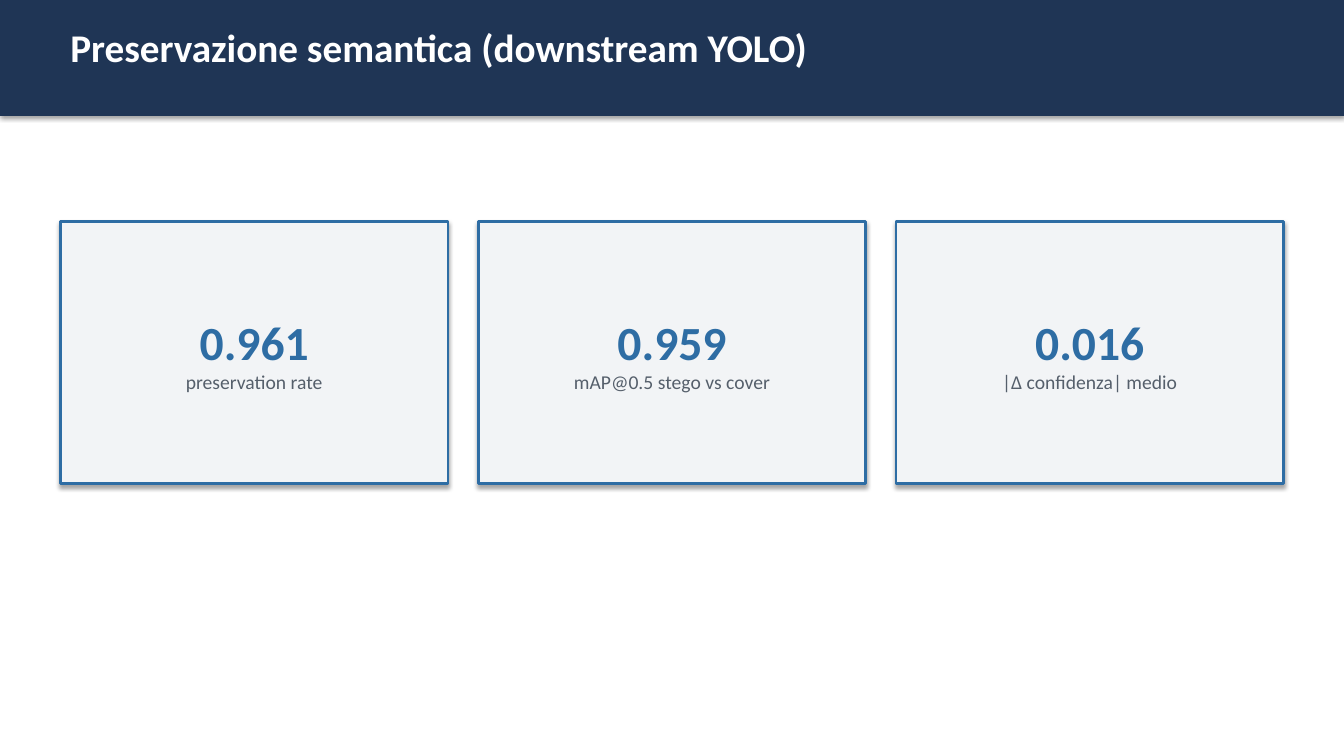
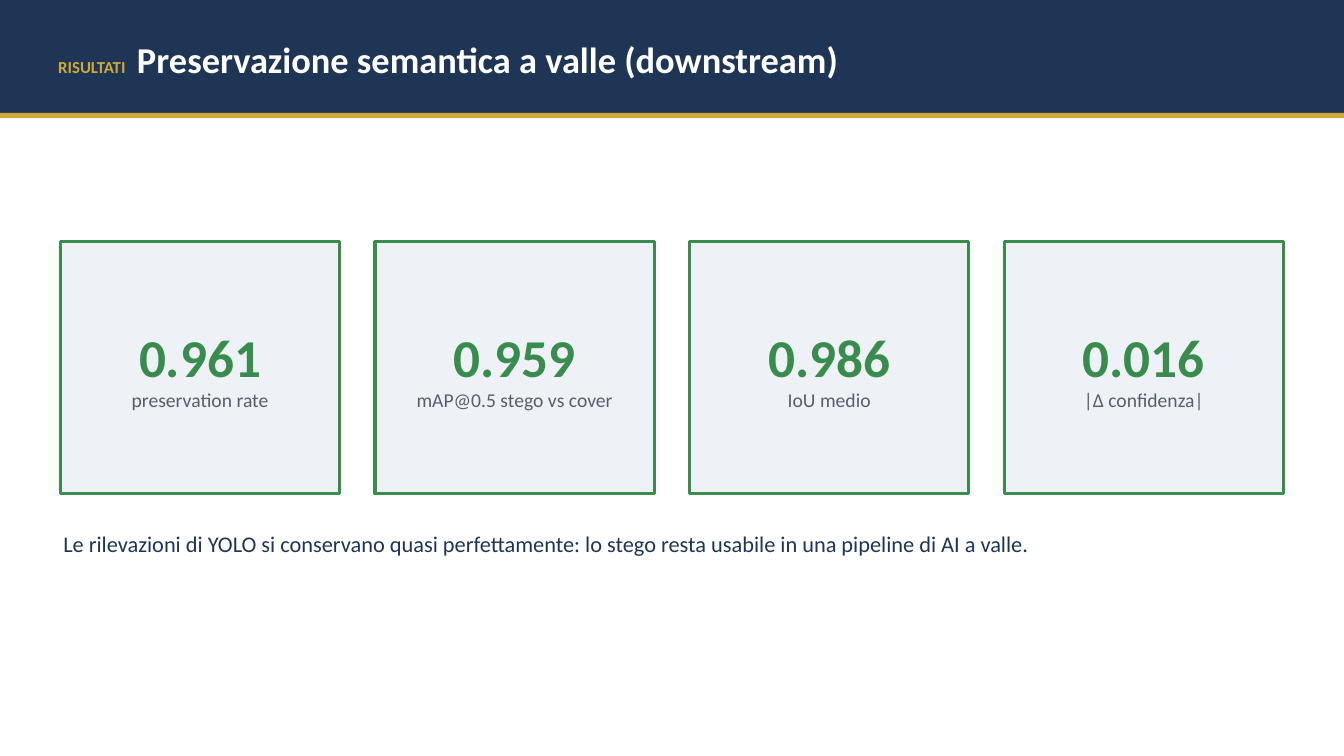
Before and after one commit to elmachico01/SVD_Claude, a slide deck: slide 11 of docs/presentazione.pptx (slide 12 before the commit). Drawn at 1344x756 pixels with LibreOffice and Linux fonts; fonts in the diff are those of the drawing. Boxes give left, top, right and bottom in pixels: in the first picture for what was removed or moved away, otherwise in the second. Text is boxed around its words. In the diff, an @@ line names an element or a change of style, - is before the commit and + after.

```diff
--- a/docs/presentazione.pptx
+++ b/docs/presentazione.pptx
@@ rectangle at bbox=[0, 0, 1344, 113]: shadow off @@
@@ text "RISULTATI Preservazione semantica a valle ..." at bbox=[58, 46, 837, 79]: vertical alignment top to middle @@
@@ text at bbox=[58, 46, 837, 79]: text changed; size 28 to 26 pt @@
-Preservazione semantica (downstream YOLO)
+RISULTATI Preservazione semantica a valle (downstream)
@@ rectangle added at bbox=[0, 113, 1344, 118], fill #CFA83C @@
@@ rectangle "0.961": place and size @@
-rectangle "0.961" at bbox=[60, 222, 448, 484]
+rectangle "0.961" at bbox=[60, 242, 340, 494]
@@ fill #F2F4F6 to #EEF2F6; outline #2E6DA4 2 pt to #3A8C4E 2.25 pt; shadow off in 3 elements at bbox=[60, 242, 340, 494], bbox=[1004, 242, 1284, 494], bbox=[375, 242, 654, 494] @@
@@ rectangle "0.959": place and size @@
-rectangle "0.959" at bbox=[478, 222, 865, 484]
+rectangle "0.959" at bbox=[375, 242, 654, 494]
@@ rectangle added at bbox=[690, 242, 969, 494], fill #EEF2F6, outline #3A8C4E 2.25 pt, 14 pt, text #555F6B @@
+0.986
+IoU medio
@@ rectangle "0.016": place and size @@
-rectangle "0.016" at bbox=[896, 222, 1284, 484]
+rectangle "0.016" at bbox=[1004, 242, 1284, 494]
@@ text in rectangle at bbox=[139, 340, 261, 378]: size 34 to 38 pt, text colour #2E6DA4 to #3A8C4E in "0.961" @@
@@ text in rectangle at bbox=[454, 342, 576, 378]: size 34 to 38 pt, text colour #2E6DA4 to #3A8C4E in "0.959" @@
@@ text in rectangle at bbox=[1083, 340, 1205, 378]: size 34 to 38 pt, text colour #2E6DA4 to #3A8C4E in "0.016" @@
@@ text in rectangle at bbox=[1084, 393, 1203, 410]: text changed @@
-|Δ confidenza| medio
+|Δ confidenza|
@@ text added at bbox=[63, 536, 1028, 556], 16 pt, text #1F3555 @@
+Le rilevazioni di YOLO si conservano quasi perfettamente: lo stego resta usabile in una pipeline di AI a valle.
```
Also in this commit, not shown: 7 other slides changed, 5 slides added, 8 slides removed, 5 other files.
